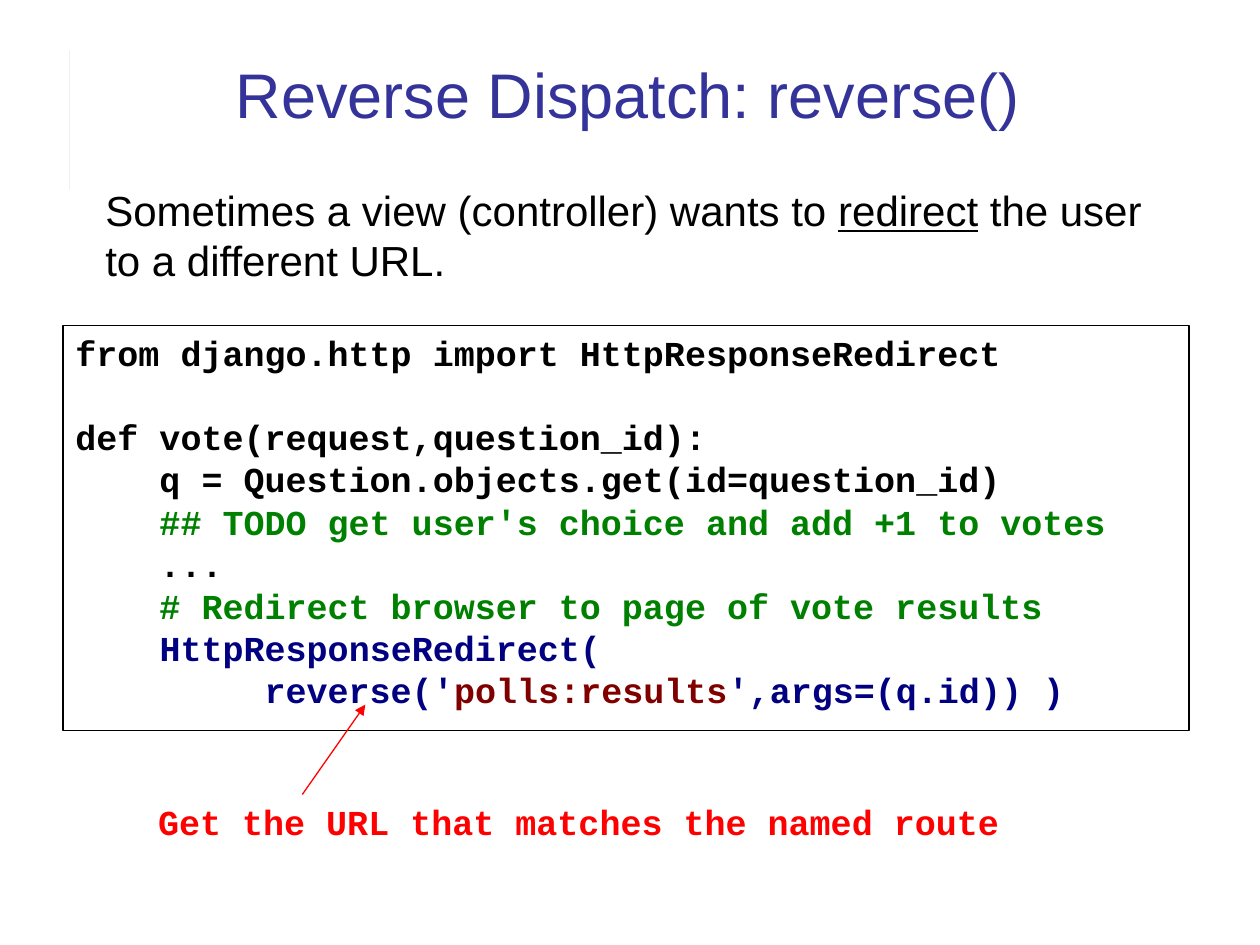
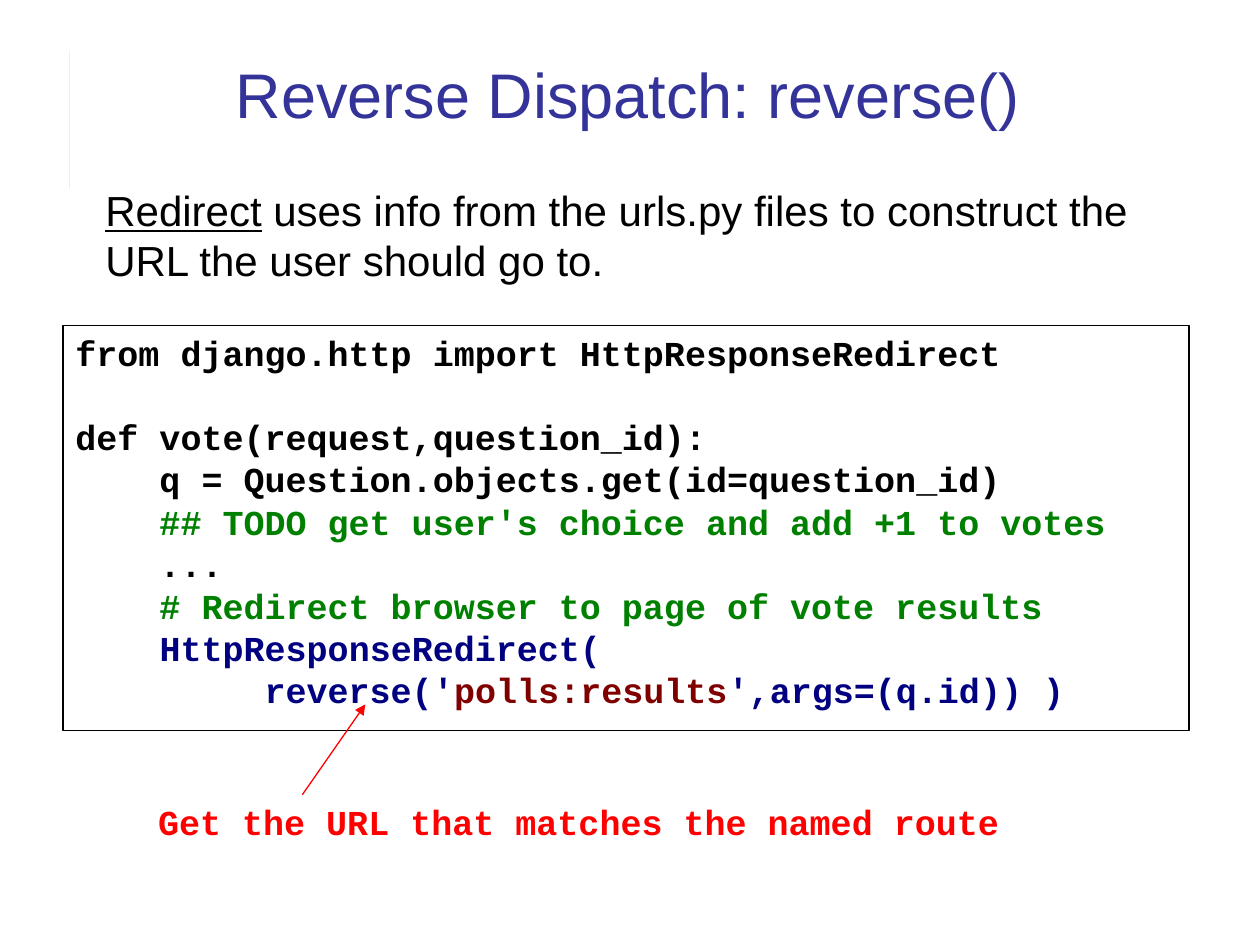
Before and after one commit to cpske/ISP, a slide deck: slide 15 of web/Django-review-1.ppt (slide 14 before the commit). Drawn at 1260x945 pixels with LibreOffice and Linux fonts; fonts in the diff are those of the drawing. Boxes give left, top, right and bottom in pixels: in the first picture for what was removed or moved away, otherwise in the second. Text is boxed around its words. In the diff, an @@ line names an element or a change of style, - is before the commit and + after.

```diff
--- a/web/Django-review-1.ppt
+++ b/web/Django-review-1.ppt
@@ text at (x1=105, y1=195, x2=1127, y2=285): text changed @@
-Sometimes a view (controller) wants to redirect the user to a different URL.
+Redirect uses info from the urls.py files to construct the URL the user should go to.
```
Also in this commit, not shown: 8 other slides changed, 1 slide added, 7 other files.
